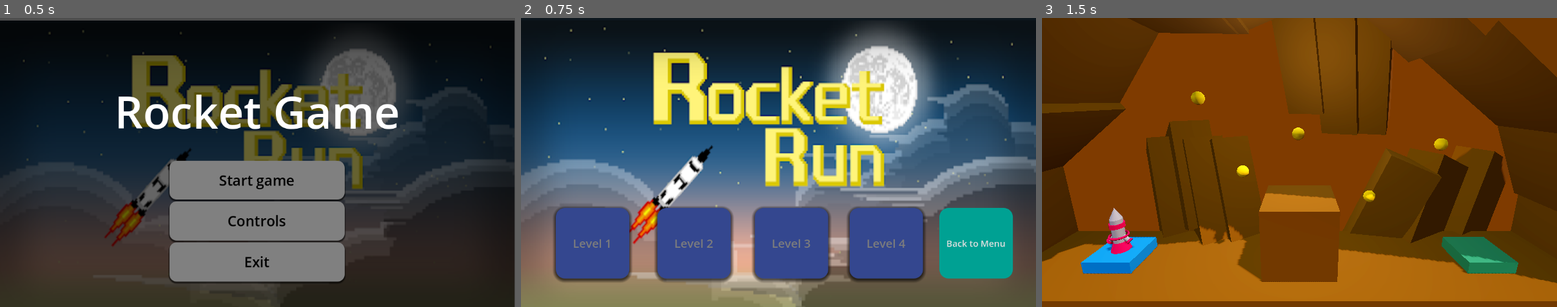
Above: before the commit, frames 1-3 (left to right).
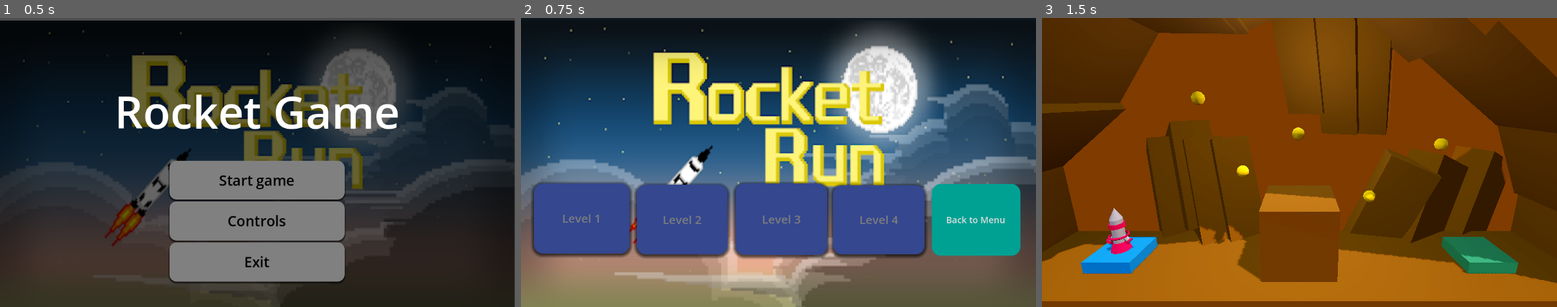
Above: after the commit, the same moments.

Repository: soltansoltanlucian-ux/SoltanLucian-BOOSTGAME
Game: Godot game, scene res://UI/main_menu.tscn
Two runs of this game, one before a commit and one after it. Both use one fixed random seed, a clock stepped at 60 frames per second and the inputs below.
Inputs:
- Up to frame 1 (0.5 s): no input
- Up to frame 2 (0.75 s): click "Start game" at 0.5 s
- Up to frame 3 (1.5 s): click "Level 2" at 1.25 s

Frame 1 is identical in both runs. In frame 2, 19% of the frame differs, in the area x 2-97%, y 56-92%; in frame 3, nothing differs.

Commit message:
Actualizarea interfeței și functionalităților jocului: Am integrat muzică de fundal, am ajustat layout-ul pentru full desktop și am reorganizat scena Level Select pentru extensibilitate.

Diff:
--- /dev/null
+++ b/Sounds/MusicPlayer.tscn
@@ -0,0 +1,12 @@
+[gd_scene load_steps=2 format=3 uid="uid://c5tmes8twrd5x"]
+
+[ext_resource type="AudioStream" uid="uid://by0tpkibpuohe" path="res://Sounds/Sakura-Girl-Yay-chosic.com_.mp3" id="1_sd5s3"]
+
+[node name="MusicPlayer" type="Node"]
+
+[node name="AudioStreamPlayer" type="Node" parent="."]
+
+[node name="SakuraGirlYayChosic_com" type="AudioStreamPlayer2D" parent="."]
+position = Vector2(369, 299)
+stream = ExtResource("1_sd5s3")
+autoplay = true
--- a/UI/level_select.tscn.tscn
+++ b/UI/level_select.tscn.tscn
@@ -47,10 +47,10 @@
 anchors_preset = 4
 anchor_top = 0.5
 anchor_bottom = 0.5
-offset_left = 78.0
-offset_top = 102.0
-offset_right = 242.18262
-offset_bottom = 260.0
+offset_left = 29.0
+offset_top = 47.0
+offset_right = 243.0
+offset_bottom = 204.0
 grow_vertical = 2
 theme_override_font_sizes/font_size = 26
 theme_override_styles/normal = SubResource("StyleBoxFlat_jcxcg")
@@ -64,10 +64,10 @@
 anchors_preset = 4
 anchor_top = 0.5
 anchor_bottom = 0.5
-offset_left = 305.0
-offset_top = 102.0
-offset_right = 469.18262
-offset_bottom = 260.0
+offset_left = 259.0
+offset_top = 50.0
+offset_right = 462.0
+offset_bottom = 206.0
 grow_vertical = 2
 theme_override_font_sizes/font_size = 26
 theme_override_styles/normal = SubResource("StyleBoxFlat_jcxcg")
@@ -81,10 +81,10 @@
 anchors_preset = 4
 anchor_top = 0.5
 anchor_bottom = 0.5
-offset_left = 523.0
-offset_top = 102.0
-offset_right = 687.1826
-offset_bottom = 260.0
+offset_left = 480.0
+offset_top = 47.0
+offset_right = 685.0
+offset_bottom = 207.0
 grow_vertical = 2
 theme_override_font_sizes/font_size = 26
 theme_override_styles/normal = SubResource("StyleBoxFlat_jcxcg")
@@ -98,10 +98,10 @@
 anchors_preset = 4
 anchor_top = 0.5
 anchor_bottom = 0.5
-offset_left = 735.0
-offset_top = 102.0
-offset_right = 899.1826
-offset_bottom = 260.0
+offset_left = 698.0
+offset_top = 51.0
+offset_right = 903.0
+offset_bottom = 206.0
 grow_vertical = 2
 theme_override_font_sizes/font_size = 26
 theme_override_styles/normal = SubResource("StyleBoxFlat_jcxcg")
@@ -113,10 +113,10 @@
 anchors_preset = 4
 anchor_top = 0.5
 anchor_bottom = 0.5
-offset_left = 936.0
-offset_top = 102.0
-offset_right = 1100.1826
-offset_bottom = 260.0
+offset_left = 919.0
+offset_top = 48.0
+offset_right = 1117.0
+offset_bottom = 209.0
 grow_vertical = 2
 theme_override_font_sizes/font_size = 20
 theme_override_styles/normal = SubResource("StyleBoxFlat_a8ipw")
--- a/project.godot
+++ b/project.godot
@@ -17,6 +17,10 @@
 config/icon="res://project-icon.png"
 config/macos_native_icon="res://Icon-ICO.ico"
 config/windows_native_icon="res://Icon-ICO.ico"
+
+[autoload]
+
+MusicPlayer="*res://Sounds/MusicPlayer.tscn"
 
 [input]
 
Not shown, added: Sounds/Sakura-Girl-Yay-chosic.com_.mp3.import
Not shown, added: Sounds/mixkit-mouse-click-close-1113.wav.import
Not shown, added: Sounds/Sakura-Girl-Yay-chosic.com_.mp3
Not shown, added: Sounds/mixkit-mouse-click-close-1113.wav
